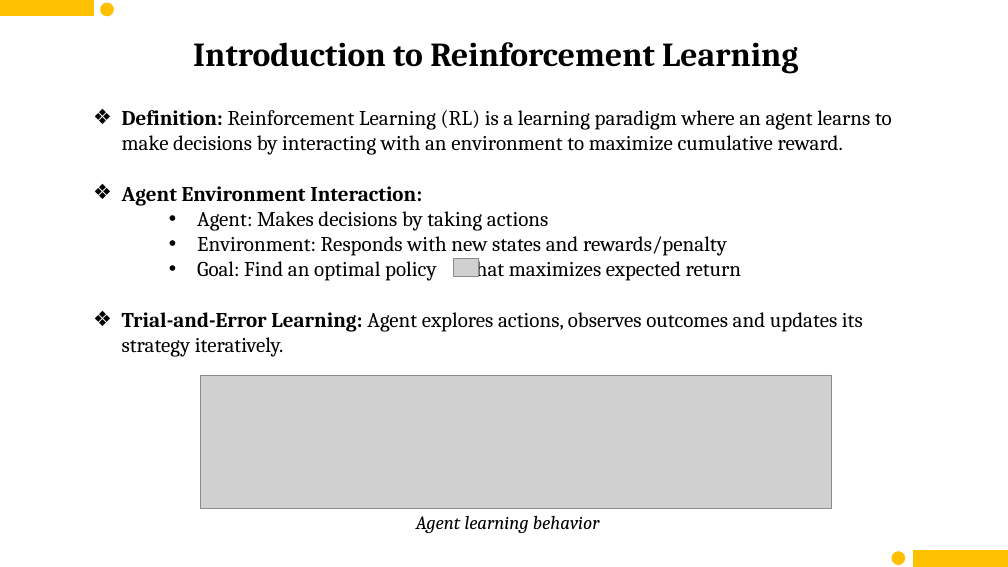
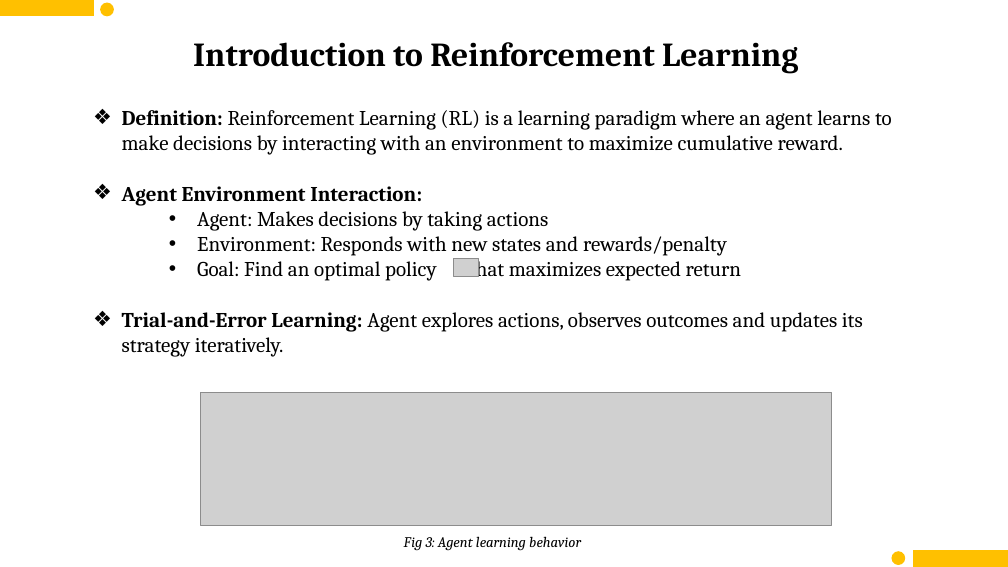
Before and after one commit to imshubhamcodex/ql--resources, a slide deck: slide 11 of mid_sem_RL_interM.pptx. Drawn at 1008x567 pixels with LibreOffice and Linux fonts; fonts in the diff are those of the drawing; grey boxes stand for pictures. Boxes give left, top, right and bottom in pixels: in the first picture for what was removed or moved away, otherwise in the second. Text is boxed around its words. In the diff, an @@ line names an element or a change of style, - is before the commit and + after.

```diff
--- a/mid_sem_RL_interM.pptx
+++ b/mid_sem_RL_interM.pptx
@@ picture: place and size @@
-picture at <box>200,375,832,508</box>
+picture at <box>200,392,832,526</box>
@@ text at <box>404,536,581,551</box>: text changed; size 18 to 14 pt @@
-Agent learning behavior
+Fig 3: Agent learning behavior
```
Also in this commit, not shown: 15 other slides changed.
